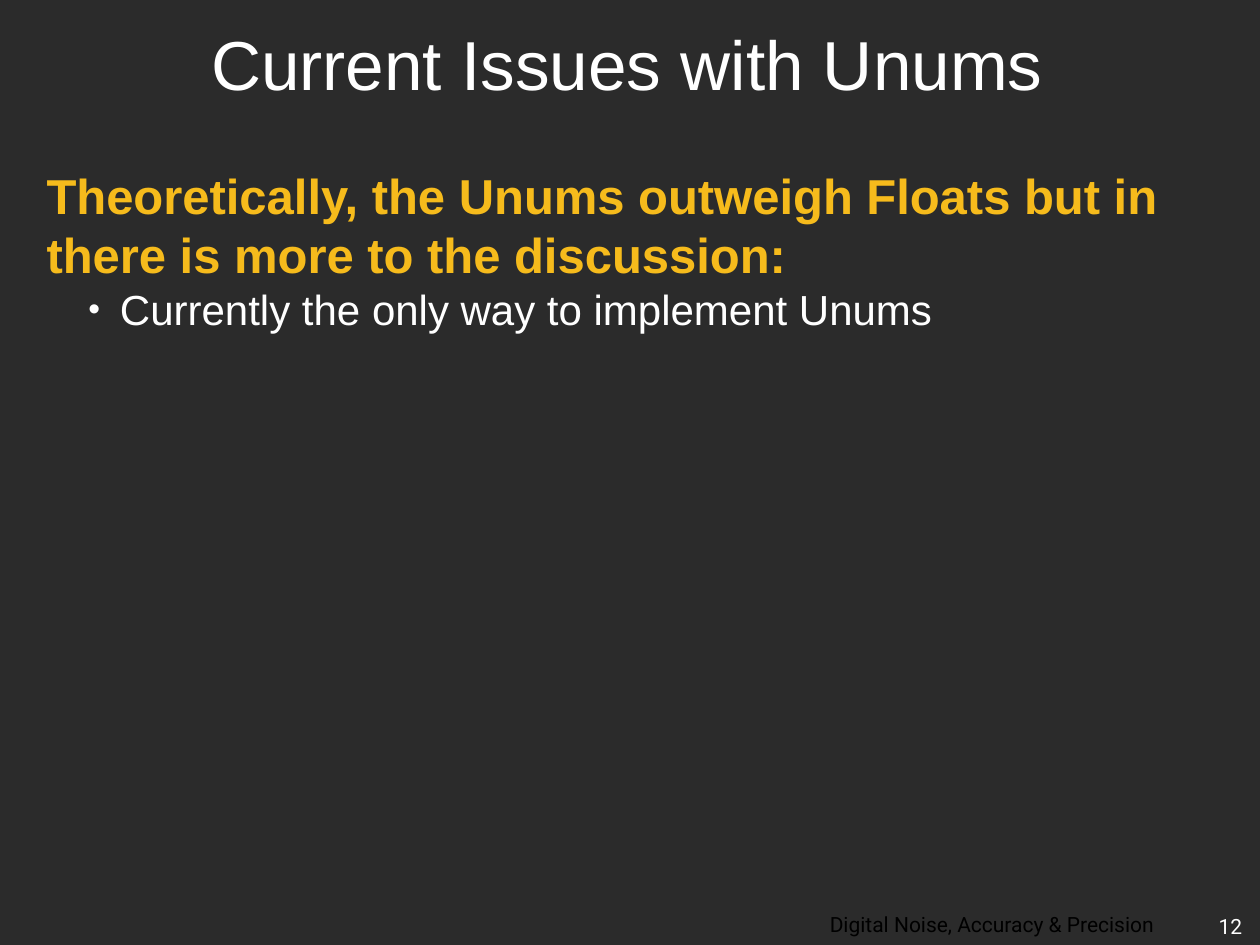
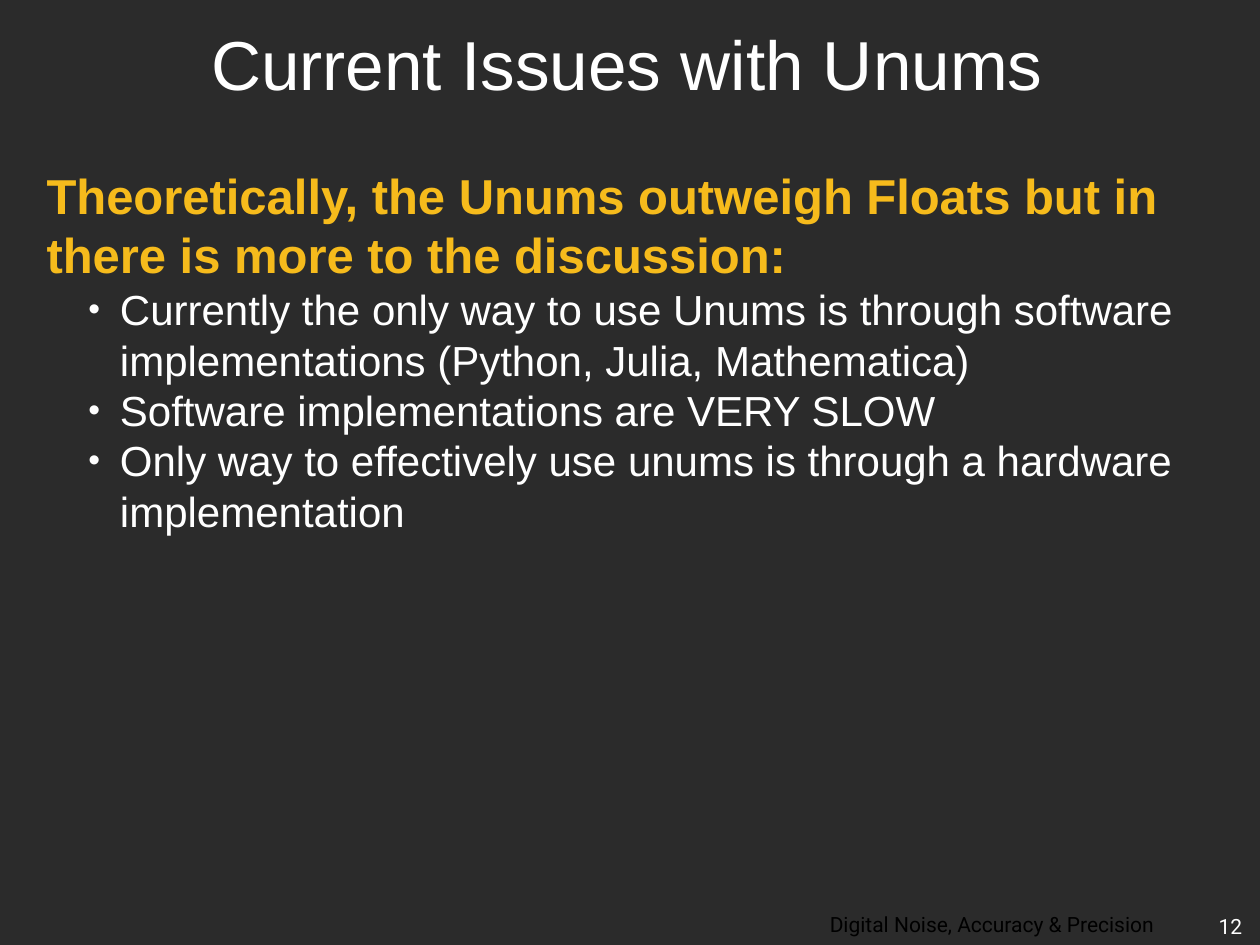
Before and after one commit to raptakem/ICRAR_Project_UNUM, a slide deck: slide 12 of Unums_FinalPresentation.pptx. Drawn at 1260x945 pixels with LibreOffice and Linux fonts; fonts in the diff are those of the drawing; background and template pictures are left out; a plain dark background stands for a picture behind light text. Boxes give left, top, right and bottom in pixels: in the first picture for what was removed or moved away, otherwise in the second. Text is boxed around its words. In the diff, an @@ line names an element or a change of style, - is before the commit and + after.

```diff
--- a/Unums_FinalPresentation.pptx
+++ b/Unums_FinalPresentation.pptx
@@ text at box(120, 294, 1173, 535): text changed @@
-    • Currently the only way to implement Unums
+    • Currently the only way to use Unums is through software implementations (Python, Julia, Mathematica)
+    • Software implementations are VERY SLOW
+    • Only way to effectively use unums is through a hardware implementation
```
Also in this commit, not shown: 5 other slides changed, 3 slides added, 3 slides removed, 1 other file.
